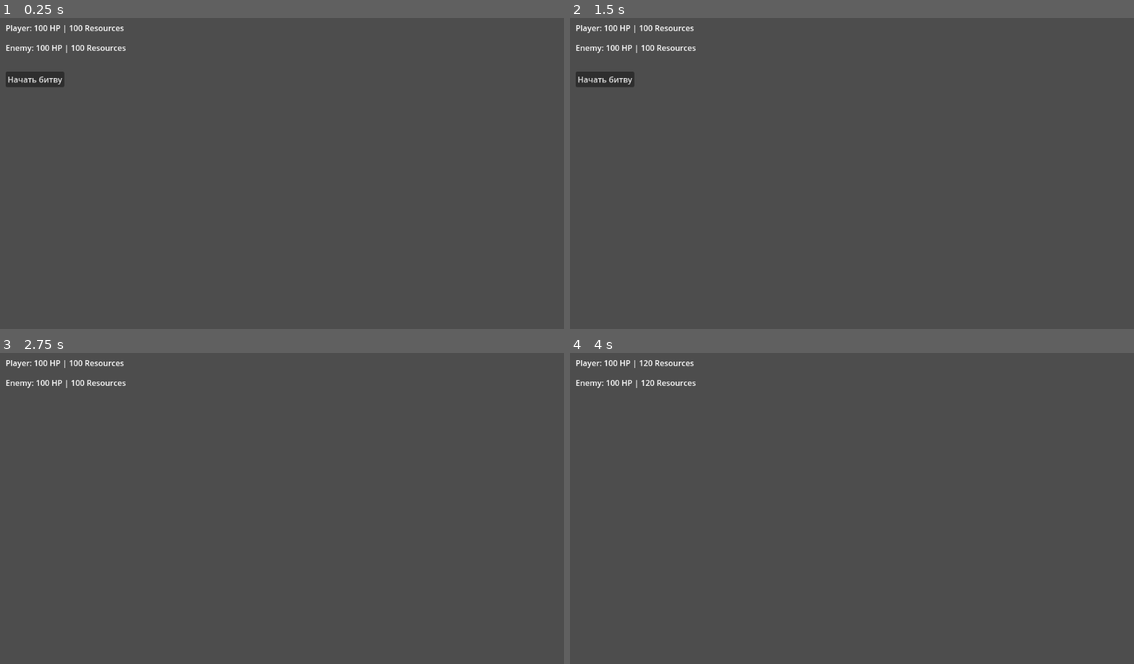
Above: before the commit, frames 1-4 (two rows, left to right).
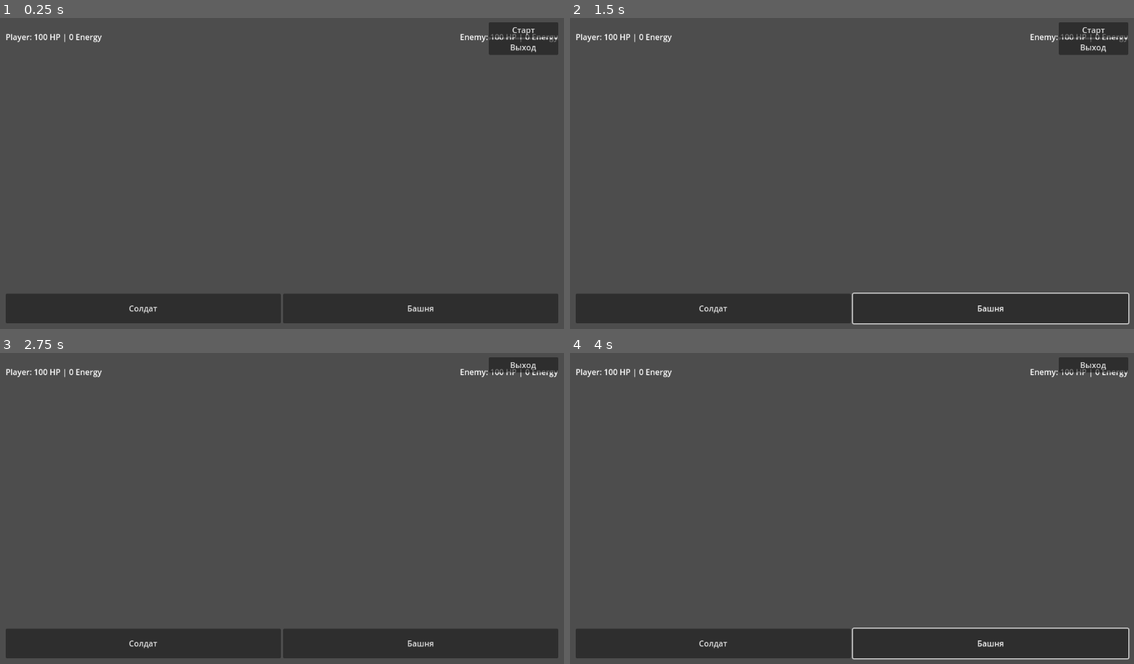
Above: after the commit, the same moments.

Repository: Incube700/Terrion
Game: Godot game, scene res://scenes/Battle.tscn
The game is run twice, just before and just after one commit, with the same random seed, the same clock (stepped at 60 frames per second) and the same inputs.
Inputs (mouse positions are in pixels of both pictures, inside the frame that each line leads up to):
- Up to frame 1 (0.25 s): no input
- Up to frame 2 (1.5 s): click (711, 307) at 0.5 s, where only the run after the commit has a clickable "Солдат"; click (993, 307) at 1.25 s, where only the run after the commit has a clickable "Башня"
- Up to frame 3 (2.75 s): click "Начать битву" (after the commit: "Старт") at 2 s
- Up to frame 4 (4 s): click (711, 642) at 2.75 s, where only the run after the commit has a clickable "Солдат"; click (993, 642) at 3.5 s, where only the run after the commit has a clickable "Башня"

The runs differ from the first frame. In frame 1, 11% of the frame differs, in the area x 1-99%, y 1-99%; in frame 2, 12%, in the area x 1-100%, y 1-99%; in frame 3, 10%; in frame 4, 11%.
Error after the commit: Parse Error: Preload file "res://materials/preview_valid.tres" does not exist. (res://scripts/BattleManager.gd:28)

Commit message:
feat(core,ui): поле (трава), стартовые ядра и спавнеры, фикс радиуса для башен, вертикальная ориентация, готово для мобильных. Исправлен баг с невозможностью строить башню.

Diff:
--- a/scenes/BattleUI.tscn
+++ b/scenes/BattleUI.tscn
@@ -5,23 +5,63 @@
 [node name="BattleUI" type="CanvasLayer"]
 script = ExtResource("1")
 
-[node name="PlayerInfo" type="Label" parent="."]
+[node name="UI" type="Control" parent="."]
+anchor_right = 1.0
+anchor_bottom = 1.0
+
+[node name="TopPanel" type="HBoxContainer" parent="UI"]
+anchor_left = 0.0
+anchor_right = 1.0
+anchor_top = 0.0
+anchor_bottom = 0.0
 offset_left = 20.0
+offset_right = -20.0
 offset_top = 20.0
-offset_right = 20.0
-offset_bottom = 20.0
-text = "Player: 100 HP | 100 Resources"
+offset_bottom = 80.0
 
-[node name="EnemyInfo" type="Label" parent="."]
+[node name="PlayerInfo" type="Label" parent="UI/TopPanel"]
+text = "Player: 100 HP | 0 Energy"
+horizontal_alignment = 1
+
+[node name="Spacer" type="Control" parent="UI/TopPanel"]
+size_flags_horizontal = 3
+
+[node name="EnemyInfo" type="Label" parent="UI/TopPanel"]
+text = "Enemy: 100 HP | 0 Energy"
+horizontal_alignment = 2
+
+[node name="BottomPanel" type="HBoxContainer" parent="UI"]
+anchor_left = 0.0
+anchor_right = 1.0
+anchor_top = 1.0
+anchor_bottom = 1.0
 offset_left = 20.0
-offset_top = 60.0
-offset_right = 20.0
-offset_bottom = 60.0
-text = "Enemy: 100 HP | 100 Resources"
+offset_right = -20.0
+offset_top = -80.0
+offset_bottom = -20.0
 
-[node name="StartButton" type="Button" parent="."]
-offset_left = 20.0
-offset_top = 120.0
-offset_right = 20.0
+[node name="SoldierButton" type="Button" parent="UI/BottomPanel"]
+size_flags_horizontal = 3
+text = "Солдат"
+
+[node name="TowerButton" type="Button" parent="UI/BottomPanel"]
+size_flags_horizontal = 3
+text = "Башня"
+
+[node name="RightPanel" type="VBoxContainer" parent="UI"]
+anchor_left = 1.0
+anchor_right = 1.0
+anchor_top = 0.0
+anchor_bottom = 0.0
+offset_left = -160.0
+offset_right = -20.0
+offset_top = 20.0
 offset_bottom = 120.0
-text = "Начать битву"
+
+[node name="StartButton" type="Button" parent="UI/RightPanel"]
+size_flags_horizontal = 3
+text = "Старт"
+
+[node name="ExitButton" type="Button" parent="UI/RightPanel"]
+size_flags_horizontal = 3
+text = "Выход"
--- a/scripts/BattleManager.gd
+++ b/scripts/BattleManager.gd
@@ -2,9 +2,10 @@
 
 # BattleManager — управляет логикой боя, ресурсами, победой/поражением
 
-var player_resources = 100
-var enemy_resources = 100
-var resource_gain_per_sec = 10
+var player_energy = 0
+var enemy_energy = 0
+var energy_gain_per_tick = 5
+var energy_tick_time = 2.0
 
 var player_base_hp = 100
 var enemy_base_hp = 100
@@ -18,6 +19,14 @@
 var unit_scene = preload("res://scenes/Unit.tscn")
 var battle_ui = null
 var battle_started = false
+
+var is_building_mode = false
+var building_preview = null
+var can_build_here = false
+var building_cost = 30
+
+var preview_material_valid := preload("res://materials/preview_valid.tres")
+var preview_material_invalid := preload("res://materials/preview_invalid.tres")
 
 func _ready():
 	# Найти все линии и спавнеры (ищем Lane1, Lane2, Lane3 как дочерние узлы Battle)
@@ -31,18 +40,65 @@
 		enemy_spawners.append(lane.get_node("EnemySpawner" + str(lanes.find(lane)+1)))
 	battle_ui = get_node("BattleUI")
 	if battle_ui:
-		battle_ui.update_info(player_base_hp, player_resources, enemy_base_hp, enemy_resources)
+		battle_ui.update_info(player_base_hp, player_energy, enemy_base_hp, enemy_energy)
 		battle_ui.start_battle.connect(_on_start_battle)
+		battle_ui.spawn_unit.connect(_on_spawn_unit_drag)
+		battle_ui.build_structure.connect(_on_build_structure_drag)
 	# Запустить таймеры спавна
 	for spawner in player_spawners + enemy_spawners:
 		spawner.get_node("SpawnTimer").autostart = true
 		spawner.get_node("SpawnTimer").start()
-	# Запустить таймер ресурсов
-	var resource_timer = Timer.new()
-	resource_timer.wait_time = 1.0
-	resource_timer.autostart = true
-	resource_timer.timeout.connect(_on_resource_timer)
-	add_child(resource_timer)
+	# Запустить таймер энергии
+	var energy_timer = Timer.new()
+	energy_timer.wait_time = energy_tick_time
+	energy_timer.autostart = true
+	energy_timer.timeout.connect(_on_energy_timer)
+	add_child(energy_timer)
+
+	# Добавить горизонтальную линию (разделение поля)
+	var line = MeshInstance3D.new()
+	var box = BoxMesh.new()
+	box.size = Vector3(20, 0.1, 0.2)
+	line.mesh = box
+	line.transform.origin = Vector3(0, 0.05, 0)
+	var line_mat = StandardMaterial3D.new()
+	line_mat.albedo_color = Color(1,1,1,1)
+	line.set_surface_override_material(0, line_mat)
+	add_child(line)
+
+	# Добавить ядро игрока (синее)
+	var player_core = MeshInstance3D.new()
+	player_core.mesh = SphereMesh.new()
+	player_core.transform.origin = Vector3(0, 0.5, -13)
+	var player_mat = StandardMaterial3D.new()
+	player_mat.albedo_color = Color(0.2, 0.6, 1, 1)
+	player_core.set_surface_override_material(0, player_mat)
+	add_child(player_core)
+
+	# Добавить ядро врага (красное)
+	var enemy_core = MeshInstance3D.new()
+	enemy_core.mesh = SphereMesh.new()
+	enemy_core.transform.origin = Vector3(0, 0.5, 13)
+	var enemy_mat = StandardMaterial3D.new()
+	enemy_mat.albedo_color = Color(1, 0.2, 0.2, 1)
+	enemy_core.set_surface_override_material(0, enemy_mat)
+	add_child(enemy_core)
+
+	# Добавить зелёное поле (трава)
+	var field = MeshInstance3D.new()
+	var plane = PlaneMesh.new()
+	plane.size = Vector2(20, 30)
+	field.mesh = plane
+	field.transform.origin = Vector3(0, 0, 0)
+	var field_mat = StandardMaterial3D.new()
+	field_mat.albedo_color = Color(0.2, 0.7, 0.2, 1.0) # зелёная трава
+	field.set_surface_override_material(0, field_mat)
+	add_child(field)
+
+	# Добавить стартовый спавнер игрока
+	place_spawner("player", "tower", Vector3(-4, 0, -10))
+	# Добавить стартовый спавнер врага
+	place_spawner("enemy", "tower", Vector3(4, 0, 10))
 
 func _on_start_battle():
 	battle_started = true
@@ -53,13 +109,13 @@
 		spawner.get_node("SpawnTimer").autostart = true
 		spawner.get_node("SpawnTimer").start()
 
-func _on_resource_timer():
+func _on_energy_timer():
 	if not battle_started:
 		return
-	player_resources += resource_gain_per_sec
-	enemy_resources += resource_gain_per_sec
+	player_energy += energy_gain_per_tick
+	enemy_energy += energy_gain_per_tick
 	if battle_ui:
-		battle_ui.update_info(player_base_hp, player_resources, enemy_base_hp, enemy_resources)
+		battle_ui.update_info(player_base_hp, player_energy, enemy_base_hp, enemy_energy)
 
 # Заготовка: обработка победы/поражения
 func finish_battle(winner):
@@ -93,3 +149,122 @@
 			finish_battle("enemy")
 
 # TODO: добавить обработку UI, победы, расширение логики по мере развития
+
+func _on_build_pressed():
+	if player_energy >= building_cost:
+		is_building_mode = true
+		create_building_preview()
+
+func create_building_preview():
+	if building_preview:
+		building_preview.queue_free()
+	var preview = preload("res://scenes/Spawner.tscn").instantiate()
+	preview.modulate = Color(0.5, 1, 0.5, 0.5) # зелёный по умолчанию
+	preview.name = "BuildingPreview"
+	preview.set_physics_process(false)
+	add_child(preview)
+	building_preview = preview
+
+func _unhandled_input(event):
+	if is_building_mode:
+		if event is InputEventMouseMotion or event is InputEventScreenDrag:
+			var pos = get_mouse_map_position(event.position)
+			if building_preview:
+				building_preview.global_position = pos
+				can_build_here = is_valid_build_position(pos)
+				building_preview.modulate = Color(0.5, 1, 0.5, 0.5) if can_build_here else Color(1, 0.3, 0.3, 0.5)
+		elif event is InputEventMouseButton and event.button_index == MOUSE_BUTTON_LEFT:
+			if event.pressed:
+				# Начало drag — ничего не делаем
+				pass
+			else:
+				# Отпускание — попытка построить
+				if can_build_here and player_energy >= building_cost:
+					place_spawner("player", "soldier", building_preview.global_position)
+					player_energy -= building_cost
+					update_ui()
+					building_preview.queue_free()
+					building_preview = null
+					is_building_mode = false
+				else:
+					# Нельзя строить — можно добавить звук/эффект
+					pass
+
+func get_mouse_map_position(screen_pos):
+	var camera = get_viewport().get_camera_3d()
+	var from = camera.project_ray_origin(screen_pos)
+	var to = from + camera.project_ray_normal(screen_pos) * 1000
+	var space_state = get_viewport().get_world_3d().direct_space_state
+	var query = PhysicsRayQueryParameters3D.new()
+	query.from = from
+	query.to = to
+	var result = space_state.intersect_ray(query)
+	if result and result.has("position"):
+		return result.position
+	return Vector3.ZERO
+
+func is_valid_build_position(pos: Vector3) -> bool:
+	# Только на своей половине, не на других зданиях, не вне поля
+	var map_width = 20.0
+	var map_height = 30.0
+	if pos.z > 0:
+		return false
+	if pos.x < -map_width/2 or pos.x > map_width/2:
+		return false
+	if pos.z < -map_height/2 or pos.z > 0:
+		return false
+	# Проверка коллизий с другими зданиями (спавнерами)
+	var spawners = get_tree().get_nodes_in_group("spawners")
+	for s in spawners:
+		if s.global_position.distance_to(pos) < 1.5:
+			return false
+	return true
+
+# Drag&drop: спавн юнита
+func _on_spawn_unit_drag(screen_pos):
+	if not battle_started or player_energy < 10:
+		return
+	var pos = get_mouse_map_position(screen_pos)
+	if is_valid_unit_position(pos):
+		spawn_unit_at_pos("player", pos)
+		player_energy -= 10
+		if battle_ui:
+			battle_ui.update_info(player_base_hp, player_energy, enemy_base_hp, enemy_energy)
+
+# Drag&drop: строительство здания
+func _on_build_structure_drag(screen_pos):
+	if not battle_started or player_energy < 10:
+		return
+	var pos = get_mouse_map_position(screen_pos)
+	if is_valid_build_position(pos):
+		place_spawner("player", "tower", pos)
+		player_energy -= 10
+		if battle_ui:
+			battle_ui.update_info(player_base_hp, player_energy, enemy_base_hp, enemy_energy)
+
+func is_valid_unit_position(pos: Vector3) -> bool:
+	# Только на своей половине, не на зданиях, не вне поля
+	var map_width = 20.0
+	var map_height = 30.0
+	if pos.z > 0:
+		return false
+	if pos.x < -map_width/2 or pos.x > map_width/2:
+		return false
+	if pos.z < -map_height/2 or pos.z > 0:
+		return false
+	# Не на зданиях
+	var spawners = get_tree().get_nodes_in_group("spawners")
+	for s in spawners:
+		if s.global_position.distance_to(pos) < 2.5:
+			return false
+	return true
+
+func spawn_unit_at_pos(team, pos):
+	var unit = unit_scene.instantiate()
+	unit.team = team
+	unit.global_position = pos
+	unit.target_pos = Vector3(0, 0, 13) # Враг сверху
+	unit.battle_manager = self
+	add_child(unit)
+
+# ... остальной код ...
--- a/scripts/BattleUI.gd
+++ b/scripts/BattleUI.gd
@@ -1,17 +1,69 @@
 extends CanvasLayer
 
 signal start_battle
+signal spawn_unit(pos)
+signal build_structure(pos)
 
-@onready var player_info = $PlayerInfo
-@onready var enemy_info = $EnemyInfo
-@onready var start_button = $StartButton
+@onready var player_info = $UI/TopPanel/PlayerInfo
+@onready var enemy_info = $UI/TopPanel/EnemyInfo
+@onready var start_button = $UI/RightPanel/StartButton
+@onready var soldier_button = $UI/BottomPanel/SoldierButton
+@onready var tower_button = $UI/BottomPanel/TowerButton
+
+var drag_type = null
+var drag_preview = null
 
 func _ready():
 	start_button.pressed.connect(_on_start_pressed)
+	soldier_button.gui_input.connect(_on_soldier_button_input)
+	tower_button.gui_input.connect(_on_tower_button_input)
 
 func _on_start_pressed():
 	emit_signal("start_battle")
+	start_button.hide()
 
-func update_info(player_hp, player_res, enemy_hp, enemy_res):
-	player_info.text = "Player: %d HP | %d Resources" % [player_hp, player_res]
-	enemy_info.text = "Enemy: %d HP | %d Resources" % [enemy_hp, enemy_res]
+func _on_soldier_button_input(event):
+	if event is InputEventMouseButton and event.button_index == MOUSE_BUTTON_LEFT and event.pressed:
+		drag_type = "soldier"
+		create_drag_preview("soldier")
+	elif event is InputEventMouseButton and not event.pressed and drag_type == "soldier":
+		finish_drag()
+
+func _on_tower_button_input(event):
+	if event is InputEventMouseButton and event.button_index == MOUSE_BUTTON_LEFT and event.pressed:
+		drag_type = "tower"
+		create_drag_preview("tower")
+	elif event is InputEventMouseButton and not event.pressed and drag_type == "tower":
+		finish_drag()
+
+func create_drag_preview(type):
+	if drag_preview:
+		drag_preview.queue_free()
+	# Можно добавить визуализацию preview (например, ColorRect или иконку)
+	drag_preview = ColorRect.new()
+	drag_preview.color = Color(0.5, 1, 0.5, 0.5) if type == "soldier" else Color(0.5, 0.5, 1, 0.5)
+	drag_preview.size = Vector2(64, 64)
+	add_child(drag_preview)
+	set_process(true)
+
+func _process(delta):
+	if drag_preview:
+		drag_preview.position = get_viewport().get_mouse_position() - drag_preview.size / 2
+
+func finish_drag():
+	if drag_preview:
+		var pos = get_viewport().get_mouse_position()
+		if drag_type == "soldier":
+			emit_signal("spawn_unit", pos)
+		elif drag_type == "tower":
+			emit_signal("build_structure", pos)
+		drag_preview.queue_free()
+		drag_preview = null
+		drag_type = null
+	set_process(false)
+
+func update_info(player_hp, player_energy, enemy_hp, enemy_energy):
+	if player_info:
+		player_info.text = "Player: %d HP | %d Energy" % [player_hp, player_energy]
+	if enemy_info:
+		enemy_info.text = "Enemy: %d HP | %d Energy" % [enemy_hp, enemy_energy]
